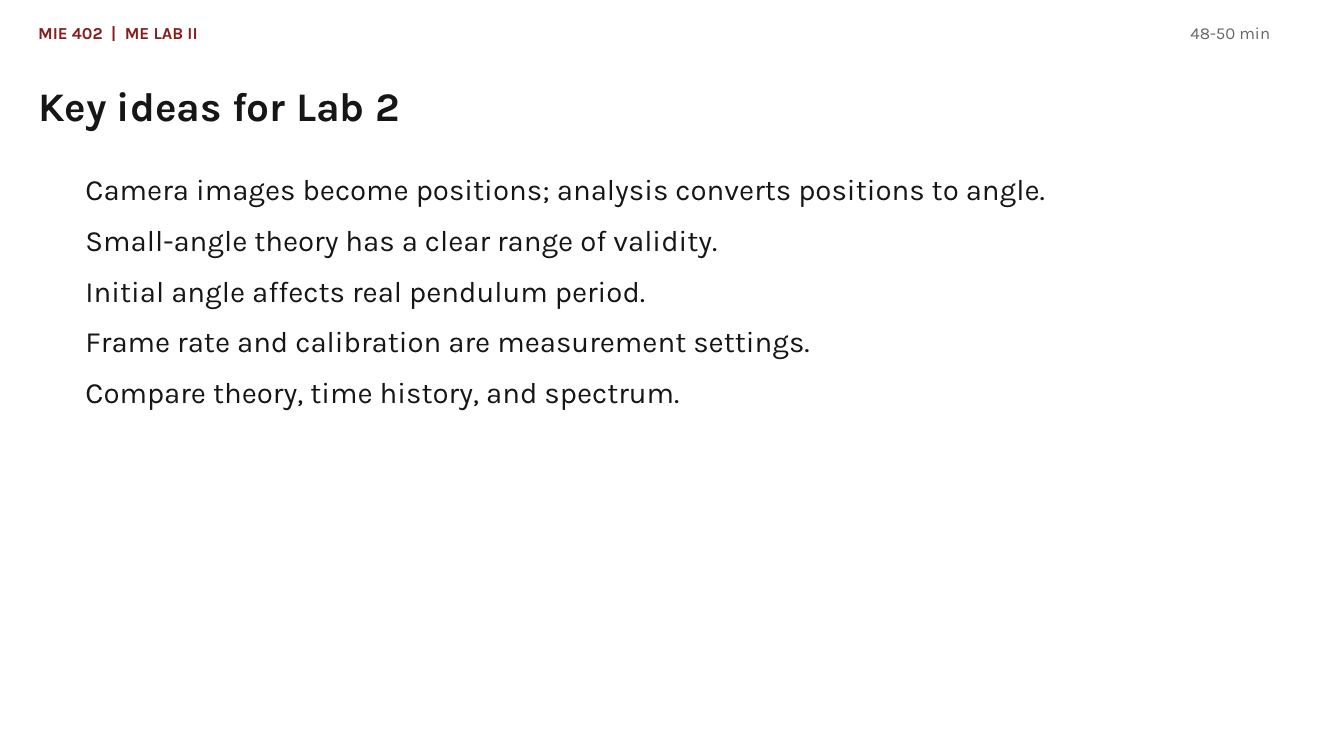
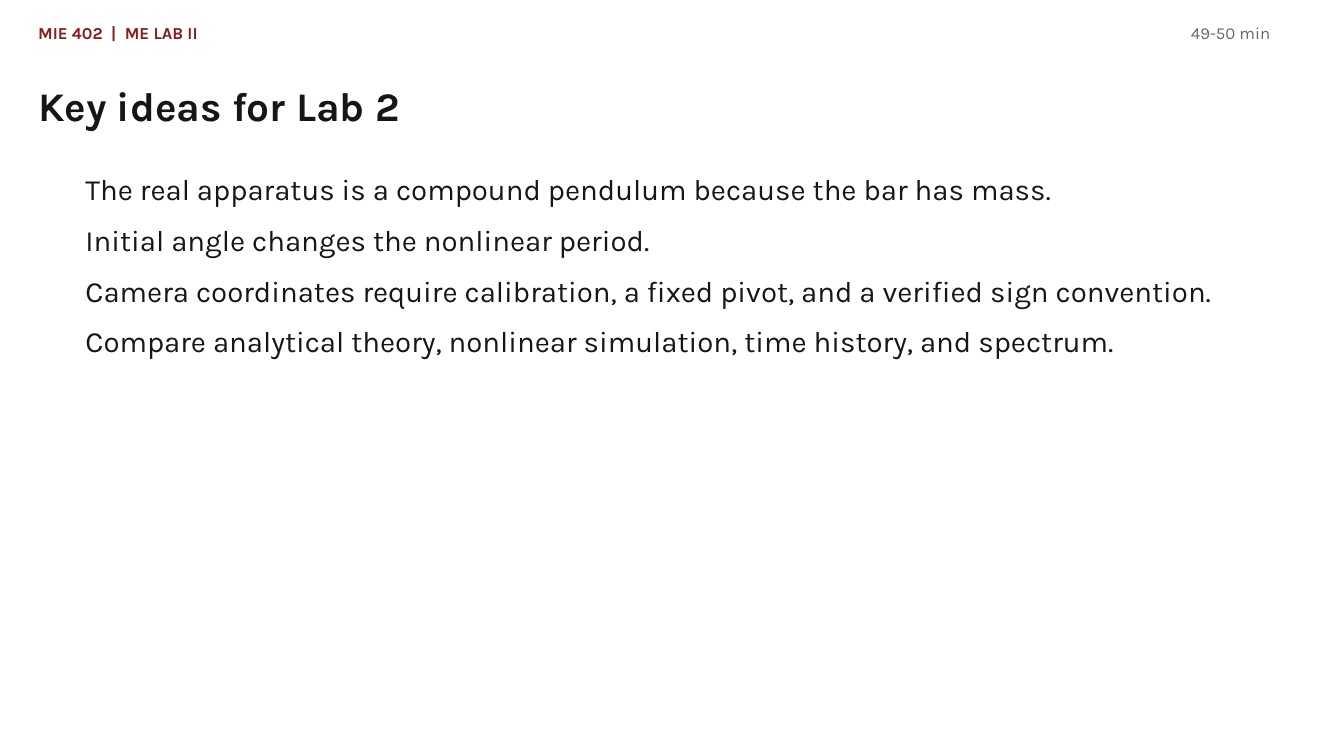
Before and after one commit to Ehsan-Roohi/MIE402-Lab, a slide deck: slide 23 of site/docs/MIE402_Lecture03_Single_Pendulum_PreLab2_Fall2026.pptx (slide 22 before the commit). Drawn at 1344x756 pixels with LibreOffice and Linux fonts; fonts in the diff are those of the drawing. Boxes give left, top, right and bottom in pixels: in the first picture for what was removed or moved away, otherwise in the second. Text is boxed around its words. In the diff, an @@ line names an element or a change of style, - is before the commit and + after.

Commit message:
Strengthen Lab 2 theory and analysis workflow

```diff
--- a/site/docs/MIE402_Lecture03_Single_Pendulum_PreLab2_Fall2026.pptx
+++ b/site/docs/MIE402_Lecture03_Single_Pendulum_PreLab2_Fall2026.pptx
@@ text at [1191,27,1270,39]: text changed @@
-48-50 min
+49-50 min
@@ text at [85,180,1211,359]: text changed @@
-Camera images become positions; analysis converts positions to angle.
-Small-angle theory has a clear range of validity.
-Initial angle affects real pendulum period.
-Frame rate and calibration are measurement settings.
-Compare theory, time history, and spectrum.
+The real apparatus is a compound pendulum because the bar has mass.
+Initial angle changes the nonlinear period.
+Camera coordinates require calibration, a fixed pivot, and a verified sign convention.
+Compare analytical theory, nonlinear simulation, time history, and spectrum.
```
Also in this commit, not shown: 18 other slides changed, 2 slides added, 1 slide removed, 7 other files.
